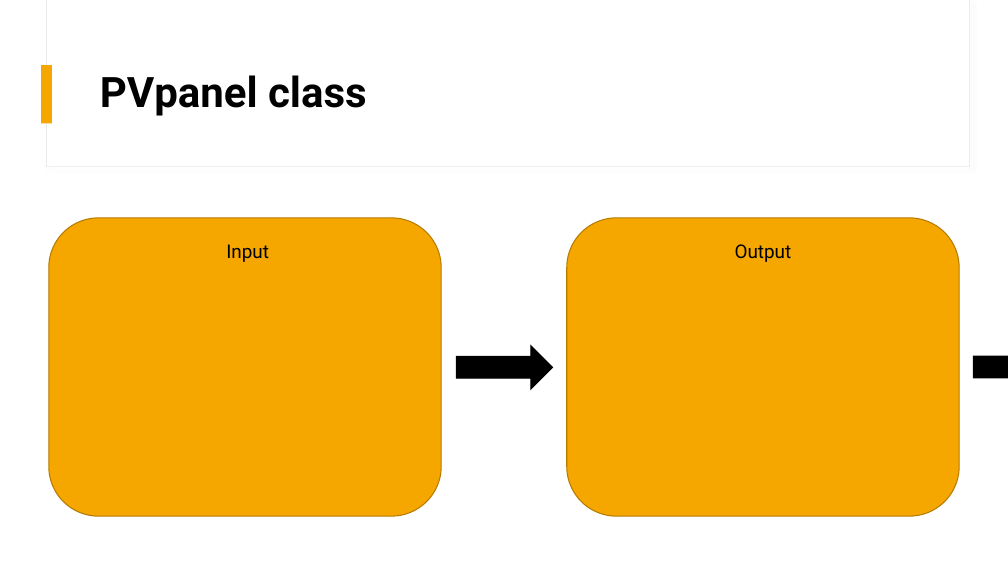
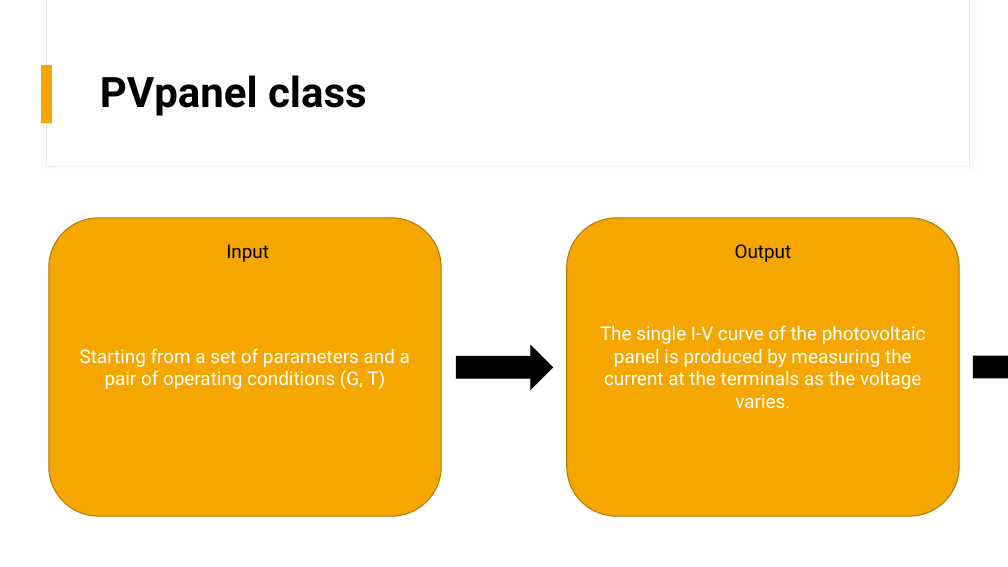
Before and after one commit to mdg217/RenewableEnergyProject, a slide deck: slide 5 of ProgettoRESM.pptx (slide 6 before the commit). Drawn at 1008x567 pixels with LibreOffice and Linux fonts; fonts in the diff are those of the drawing. Boxes give left, top, right and bottom in pixels: in the first picture for what was removed or moved away, otherwise in the second. Text is boxed around its words. In the diff, an @@ line names an element or a change of style, - is before the commit and + after.

Commit message:
[UPDATE] implement some new features like total P-V curve of the system

```diff
--- a/ProgettoRESM.pptx
+++ b/ProgettoRESM.pptx
@@ text in rounded rectangle at [600,325,926,409]: text added @@
+The single I-V curve of the photovoltaic panel is produced by measuring the current at the terminals as the voltage varies.
@@ text in rounded rectangle at [80,348,410,389]: text added @@
+Starting from a set of parameters and a pair of operating conditions (G, T)
```
Also in this commit, not shown: 6 other slides changed, 1 slide added, 1 slide removed, 3 other files.
